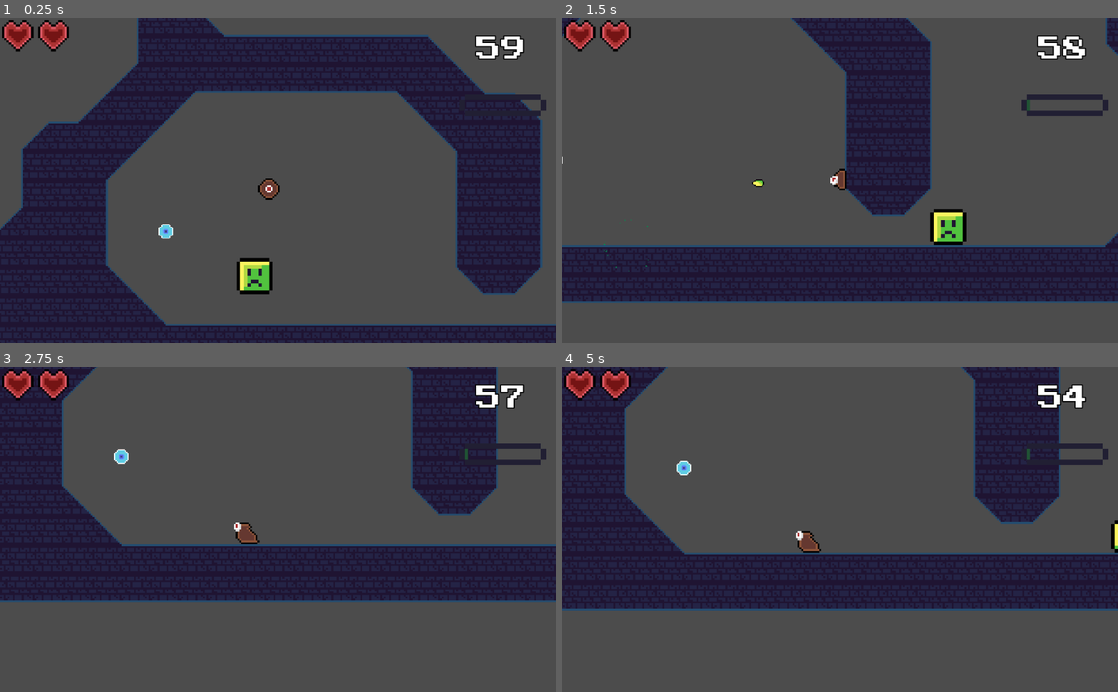
Above: before the commit, frames 1-4 (two rows, left to right).
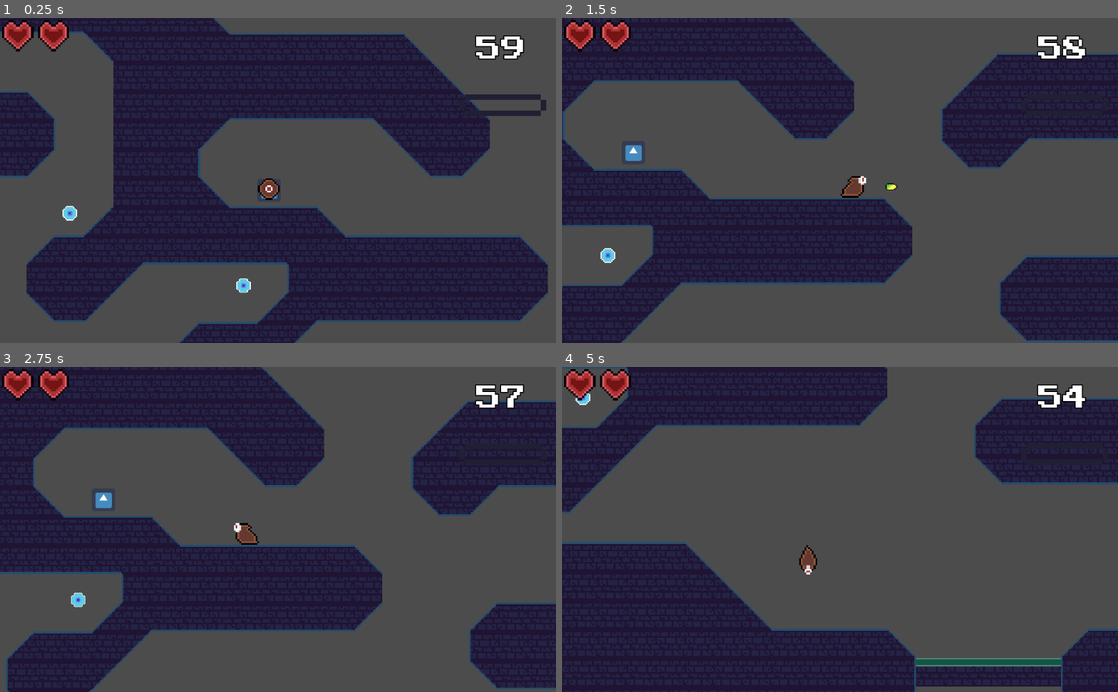
Above: after the commit, the same moments.

Repository: Shoter99/GameJamFirst
Game: Godot game, scene res://levels/Level2.tscn
The game is run twice, just before and just after one commit, with the same random seed, the same clock (stepped at 60 frames per second) and the same inputs. The engine's default icon, where the game draws it, is replaced by a stand-in: a white triangle on a blue panel in a dark square.
Inputs (mouse positions are in pixels of both pictures, inside the frame that each line leads up to):
- Up to frame 1 (0.25 s): no input
- Up to frame 2 (1.5 s): move the mouse to (962, 164) at 0.52 s; hold Right (move_right) from 0.53 s (still down); click (962, 164) at 0.6 s; tap Space (jump) at 0.77 s; move the mouse to (728, 196) at 1.27 s; tap F (fire) at 1.35 s
- Up to frame 3 (2.75 s): tap Space (jump) at 1.52 s; move the mouse to (333, 458) at 2.02 s; release Right (move_right) at 2.03 s; hold Left (move_left) from 2.03 s (still down); tap Down (release) at 2.1 s
- Up to frame 4 (5 s): move the mouse to (812, 594) at 2.77 s; release Left (move_left) at 2.78 s; hold Right (move_right) 2.78-4.28 s; click (812, 594) at 2.85 s; tap Space (jump) at 3.02, 3.77, 4.52 s; move the mouse to (1006, 578) at 3.52 s; tap F (fire) at 3.6 s; move the mouse to (673, 480) at 4.27 s; hold Left (move_left) from 4.28 s (still down); tap Down (release) at 4.35 s

The runs differ from the first frame. In frame 1, 49% of the frame differs, in the area x 0-100%, y 0-100%; in frame 2, 53%; in frame 3, 38%; in frame 4, 50%.

Commit message:
added spawning in different points

Diff:
--- a/levels/Level2.gd
+++ b/levels/Level2.gd
@@ -1,8 +1,14 @@
 extends Node2D
 
+onready var spawnList = [
+	$SpawnPoints/Point1,
+	$SpawnPoints/Point2,
+	$SpawnPoints/Point3,
 
+]
+var rng = RandomNumberGenerator.new()
+func _ready():
 
-func _ready():
 	for i in 3:
 		if Global.current_evolution[i] == 1:
 			match i:
@@ -15,6 +21,11 @@
 
 
 func createPlayer(player):
+	rng.randomize()
+	var randomNumber = rng.randi_range(0,2)
+	var playerPos = spawnList[randomNumber]
 	var p = player.instance()
-	p.global_position = $PlayerSpawn.global_position
+	p.global_position = playerPos.global_position
+	p.global_position.y += 175
 	$Player.add_child(p)
+#	$Player.global_position = playerPos.global_position
--- a/levels/Level2.tscn
+++ b/levels/Level2.tscn
@@ -2,16 +2,16 @@
 
 [ext_resource path="res://levels/Level1_tileset.tres" type="TileSet" id=1]
 [ext_resource path="res://levels/Level2.gd" type="Script" id=2]
+[ext_resource path="res://icon.png" type="Texture" id=3]
 [ext_resource path="res://enviroment/collectables/Collectable.tscn" type="PackedScene" id=4]
 [ext_resource path="res://entities/enemy/ghost/GhostEnemy.tscn" type="PackedScene" id=5]
 [ext_resource path="res://entities/enemy/LeftRightEnemy/LeftRightEnemy.tscn" type="PackedScene" id=6]
 [ext_resource path="res://levels/LevelLimit.gd" type="Script" id=7]
-[ext_resource path="res://enviroment/Lair.tscn" type="PackedScene" id=8]
 [ext_resource path="res://entities/enemy/EnemyTurret/EnemyTurret.tscn" type="PackedScene" id=9]
 
 [sub_resource type="RectangleShape2D" id=1]
 
-[node name="Node2D" type="Node2D"]
+[node name="Level" type="Node2D"]
 position = Vector2( 0, -184 )
 script = ExtResource( 2 )
 __meta__ = {
@@ -19,8 +19,31 @@
 "_edit_vertical_guides_": [ 0.0 ]
 }
 
-[node name="Lair" parent="." instance=ExtResource( 8 )]
-position = Vector2( 472, 544 )
+[node name="SpawnPoints" type="Node2D" parent="."]
+
+[node name="Point1" type="Position2D" parent="SpawnPoints"]
+position = Vector2( 342, 345 )
+
+[node name="Sprite" type="Sprite" parent="SpawnPoints/Point1"]
+position = Vector2( 0, 14 )
+scale = Vector2( 0.2, 0.2 )
+texture = ExtResource( 3 )
+
+[node name="Point2" type="Position2D" parent="SpawnPoints"]
+position = Vector2( 1259, 730 )
+
+[node name="Sprite" type="Sprite" parent="SpawnPoints/Point2"]
+position = Vector2( 0, 14 )
+scale = Vector2( 0.2, 0.2 )
+texture = ExtResource( 3 )
+
+[node name="Point3" type="Position2D" parent="SpawnPoints"]
+position = Vector2( 336, -321 )
+
+[node name="Sprite" type="Sprite" parent="SpawnPoints/Point3"]
+position = Vector2( 0, 14 )
+scale = Vector2( 0.2, 0.2 )
+texture = ExtResource( 3 )
 
 [node name="TileMap" type="TileMap" parent="."]
 position = Vector2( 16, 0 )
@@ -182,15 +205,9 @@
 [node name="Collectable10" parent="Collectables/with walljump" instance=ExtResource( 4 )]
 position = Vector2( 1072, 344 )
 
-[node name="Lair2" parent="." instance=ExtResource( 8 )]
-position = Vector2( 1256, 752 )
-
 [node name="EnemyLeftRight" parent="." instance=ExtResource( 6 )]
 position = Vector2( 119, 476 )
 
-[node name="PlayerSpawn" type="Position2D" parent="."]
-position = Vector2( 457, 64 )
-
 [node name="Player" type="Node2D" parent="." groups=["Player"]]
 
 [connection signal="body_entered" from="LevelLimit" to="LevelLimit" method="_on_LevelLimit_body_entered"]
